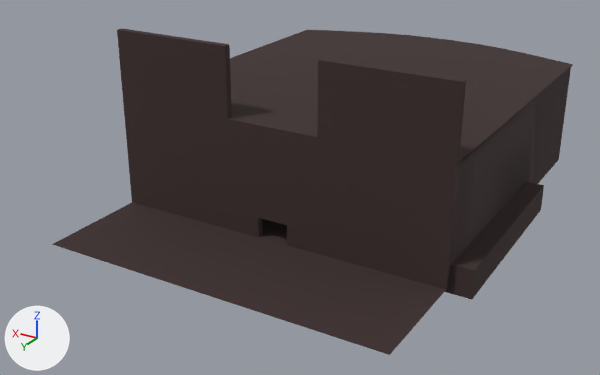
One commit to the FBX model A3DPIE/Assets/Assets/Meshes/Geometry Blockout.fbx: the scene before it, then after it.
Rendered twice from a 50 mm lens placed at (-55.1, 110.6, 51.2), pointed at (1.8, 15.9, 3.8). The axes (+X, +Y, +Z) are drawn at lower left. The lights are the same throughout. Where no turn or scale is listed for an object, it has been applied to the vertices.

The older version as bpy lines, for what is in view:
```python
me_cube_001 = bpy.data.meshes.new('Cube.001')
me_cube_001.from_pydata(...)  # 215 vertices, 197 faces; spans x -28.0..25.3, y -30.5..42.0, z -2.0..26.0
me_cube_001.materials.append(mat_wood)  # brown #3c2c2c
me_cube_004 = bpy.data.meshes.new('Cube.004')
me_cube_004.from_pydata(...)  # 120 vertices, 118 faces; spans x -25.0..25.0, y -31.5..25.0, z 16.0..16.2
me_cube_004.materials.append(mat_wood)  # brown #3c2c2c
ob_floor0 = bpy.data.objects.new('Floor0', me_cube_001)
ob_floor0.location = (0.0, 0.0, 0.0)
ob_floor2 = bpy.data.objects.new('Floor2', me_cube_004)
ob_floor2.location = (0.0, 0.0, 0.0)
```
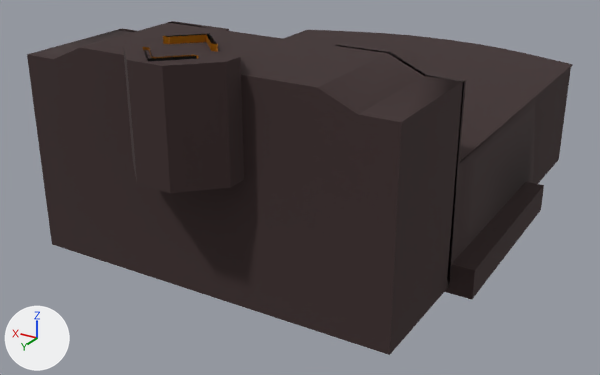
What differs and where, as boxes [x1, y1, x2, y2] in the pictures (600 x 375 px):
'Floor0', reshaped
    before: [52, 28, 571, 355]
    after: [27, 21, 571, 355]
'Fountain Chutes', added (brown)
    after: [143, 33, 218, 61]
    faces in mat_gold (brown #ae6b00): [143, 35, 218, 59]
    faces in mat_dark_metal (black #111111): [144, 33, 216, 61]
part 1 of me_cube_001, built on
    before: [142, 32, 427, 76]
    after: [27, 21, 463, 355]

Diff of the bpy script that builds the scene:
```diff
--- a/A3DPIE/Assets/Assets/Meshes/Geometry Blockout.fbx.py
+++ b/A3DPIE/Assets/Assets/Meshes/Geometry Blockout.fbx.py
@@ mat_dark_metal @@
+mat_dark_metal = principled_material('Dark Metal')
+mat_dark_metal.base_color = (0.00561, 0.00561, 0.00561)  # black #111111
+mat_dark_metal.metallic = 0.585
@@ mat_gold @@
+mat_gold = principled_material('Gold')
+mat_gold.base_color = (0.423, 0.147, 0.0)  # brown #ae6b00
+mat_gold.metallic = 0.688
@@ me_cube_001 @@
 # used by ob_floor0; location = (0.0, 0.0, 0.0)
-me_cube_001.from_pydata(...)  # 215 vertices, 197 faces; spans x -28.0..25.3, y -30.5..42.0, z -2.0..26.0
+me_cube_001.from_pydata(...)  # 289 vertices, 284 faces; spans x -28.0..25.3, y -30.5..49.0, z -2.0..29.9
+# me_cube_001 part 1
+# 2 vertices are removed from x -25.0..25.0, y 41.0, z 0.0
+# 8 faces are deleted
+# 18 vertices are added at x -6.8..6.8, y 26.0..49.0, z 16.2..29.9
+# 12 new vertices lie (0.0, 0.0, 2.0) away from vertices in x -15.9..15.9, y 25.0..26.0, z 26.0
+# 14 new vertices lie (0.0, 16.0, 0.0) away from vertices in x -25.0..25.0, y 26.0, z 3.0..28.0
+# 10 new vertices lie (0.0, 0.0, 3.0) away from vertices in x -20.5..20.5, y 42.0, z 0.0
+# 10 new vertices lie (0.0, 0.0, 13.2) away from vertices in x -20.5..20.5, y 42.0, z 3.0
+# 6 new vertices lie (0.0, 0.0, 9.8) away from vertices in x -15.9..15.9, y 42.0, z 16.2
+# 6 new vertices lie (0.0, 2.5, 0.0) away from vertices in x -6.8..6.8, y 42.0, z 16.2..28.0
+# 95 new faces join them
 me_cube_001.materials.append(mat_wood)
@@ me_cube_015 @@
+me_cube_015.from_pydata(...)  # 226 vertices, 184 faces; spans x -7.2..7.2, y 25.8..48.6, z 5.0..30.7
+# faces by material slot: [168, 16]
+me_cube_015.materials.append(mat_gold)  # brown #ae6b00
+me_cube_015.materials.append(mat_dark_metal)  # black #111111
@@ ob_fountain_chutes @@
+ob_fountain_chutes = bpy.data.objects.new('Fountain Chutes', me_cube_015)
+ob_fountain_chutes.location = (0.0, 0.0, 0.0)
```
